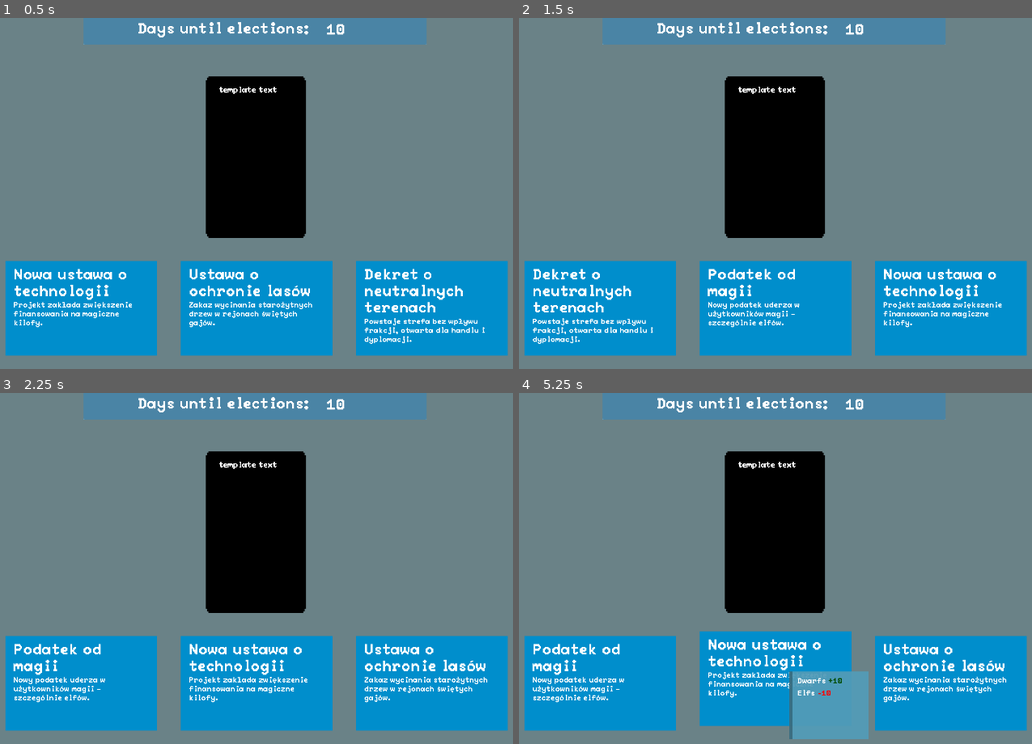
Above: before the commit, frames 1-4 (two rows, left to right).
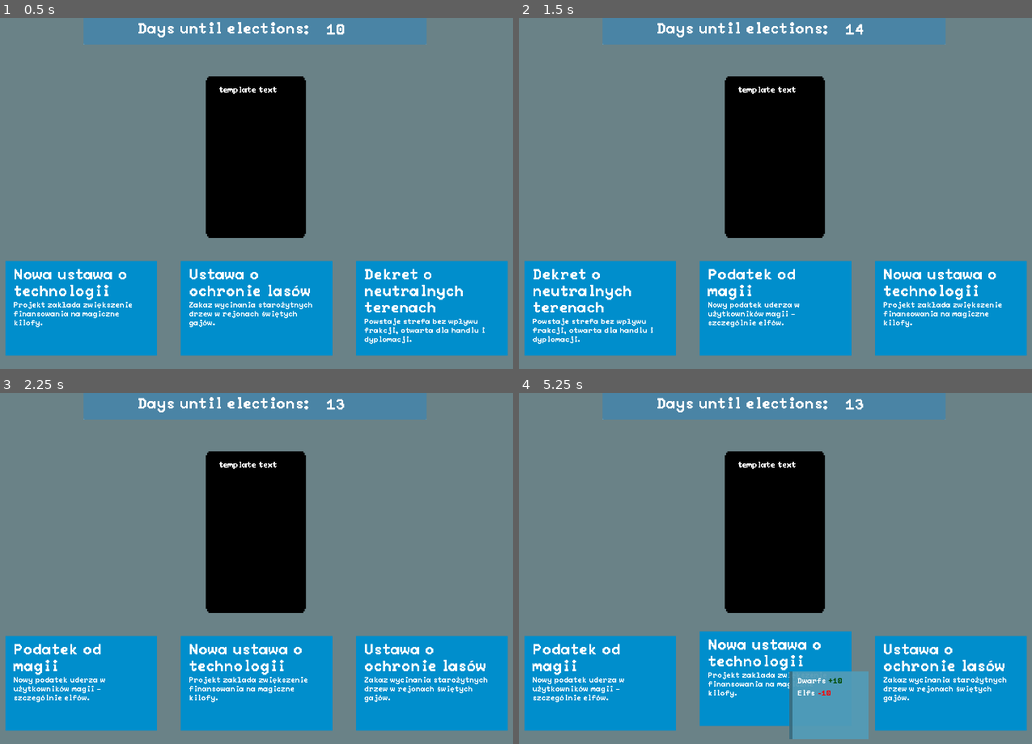
Above: after the commit, the same moments.

Repository: WhatYouFormaggiKindOfPizza/game
Game: Godot game, scene res://scenes/game.tscn
Two runs of this game, one before a commit and one after it. Both use one fixed random seed, a clock stepped at 60 frames per second and the inputs below.
Inputs (mouse positions are in pixels of both pictures, inside the frame that each line leads up to):
- Up to frame 1 (0.5 s): no input
- Up to frame 2 (1.5 s): click (601, 309) at 0.52 s; click (601, 309) at 1.27 s
- Up to frame 3 (2.25 s): click (82, 684) at 2.02 s
- Up to frame 4 (5.25 s): tap Enter at 2.75, 4.25 s; move the mouse to (919, 557) at 2.77 s; tap Space at 3.5, 5 s; move the mouse to (647, 593) at 3.52 s; move the mouse to (842, 494) at 4.27 s; move the mouse to (744, 645) at 5.02 s

Frame 1 is identical in both runs. In frame 2, less than 0.1% of the frame differs, in the area x 65-68%, y 1-5%; in frame 3, less than 0.1%; in frame 4, less than 0.1%.

Commit message:
Add days until update

Diff:
--- a/scenes/days_until.tscn
+++ b/scenes/days_until.tscn
@@ -29,6 +29,7 @@
 font_scale = 4
 
 [node name="Days" parent="DaysUntil" instance=ExtResource("1_3qv5o")]
+unique_name_in_owner = true
 layout_mode = 1
 anchors_preset = 5
 anchor_left = 0.5
--- a/scenes/game.tscn
+++ b/scenes/game.tscn
@@ -75,7 +75,8 @@
 [node name="Phone" parent="UI" instance=ExtResource("6_p57ef")]
 position = Vector2(678, 297)
 
-[node name="PanelContainer" parent="." instance=ExtResource("7_u5sy4")]
+[node name="DaysUntil" parent="." instance=ExtResource("7_u5sy4")]
+unique_name_in_owner = true
 offset_left = 313.0
 offset_top = -7.0
 offset_right = 1037.0
--- a/scripts/days_until.gd
+++ b/scripts/days_until.gd
@@ -1,6 +1,6 @@
 class_name DaysUntil extends PanelContainer
 
-@onready var days_label: Label = $Days
+@onready var days_label: Label = %Days
 
 func set_days(current_day, max_days) -> void:
     if not days_label:
@@ -8,9 +8,9 @@
         return
 
     var days_left = max_days - current_day
-    days_label.text = str(days_left) + " days left"
+    days_label.text = str(days_left)
 
-    if days_left <= 0:
-        days_label.add_color_override("font_color", Color(1, 0, 0))  # Red color for zero or negative days
-    else:
-        days_label.add_color_override("font_color", Color(1, 1, 1))  # Default color for positive days
+    if days_left <= 3:
+        days_label.add_color_override("font_color", Color(1, 0, 0))  # Red color for three or fewer days
+    # else:
+    #     days_label.add_color_override("font_color", Color(1, 1, 1))  # Default color for positive days
--- a/scripts/game_manager.gd
+++ b/scripts/game_manager.gd
@@ -13,6 +13,8 @@
 @onready var entity_groups_parent: Node = %EntityGroups
 @onready var vote_simulator: VoteSimulator = $VoteSimulator
 @onready var posts_container: HBoxContainer = %PostsContainer
+@onready var days_until: DaysUntil = %DaysUntil
+
 
 var entity_groups: Array[EntityGroup]
 var kings: Array[King]
@@ -146,6 +148,7 @@
 
 
 func next_turn() -> void:
+	days_until.set_days(day, max_turns)
 	day += 1
 
 	if show_logs:
